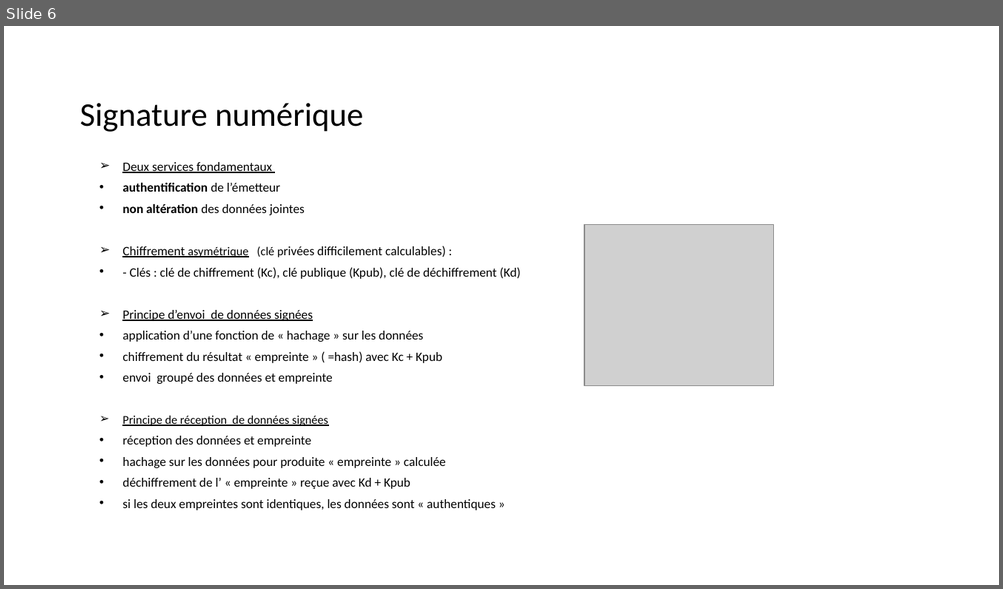
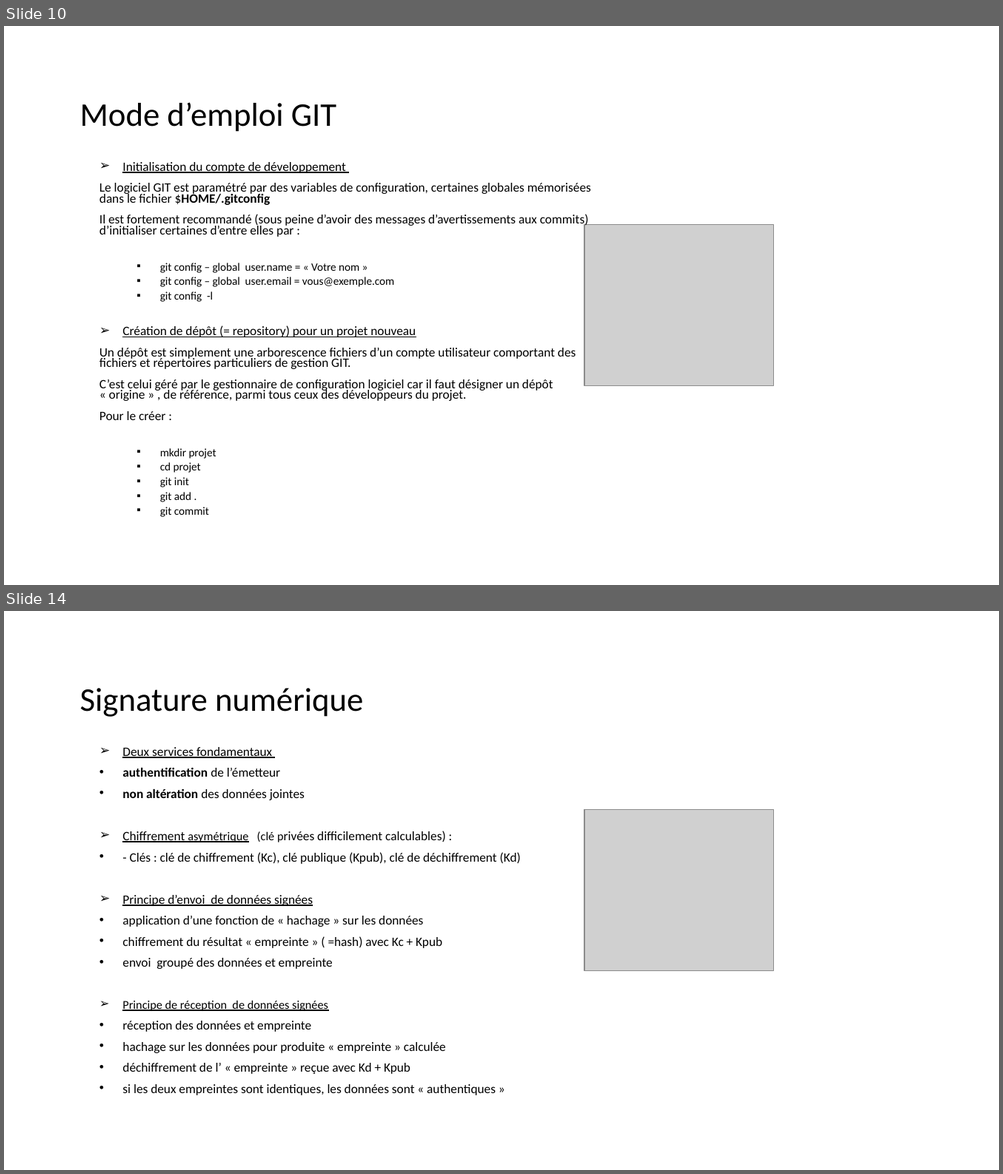
Before and after one commit to dominiquelaurain/fastecdsa, a slide deck: docs/Autoformation_Git.pptx. Shown one above the other, each under a label of ours: slide 6 before the commit, slides 10 and 14 after it; the slides between them are not shown. The pictures are 1003x589 and 1003x1174 pixels, drawn with LibreOffice and Linux fonts; fonts in the diff are those of the drawing; grey boxes stand for pictures. Boxes give left, top, right and bottom in pixels: in the first picture for what was removed or moved away, otherwise in the second. Text is boxed around its words. In the diff, an @@ line names an element or a change of style, - is before the commit and + after.

```diff
--- a/docs/Autoformation_Git.pptx
+++ b/docs/Autoformation_Git.pptx
@@ slide 10 added at <box>4,26,999,585</box>, background #FFFFFF @@
@@ title added at <box>80,102,336,132</box>, 32 pt, text #000000 @@
+Mode d’emploi GIT
@@ text added at <box>99,162,591,517</box>, 12.4 pt, text #000000 @@
+➢ Initialisation du compte de développement
+Le logiciel GIT est paramétré par des variables de configuration, certaines globales mémorisées dans le fichier $HOME/.gitconfig
+Il est fortement recommandé (sous peine d’avoir des messages d’avertissements aux commits) d’initialiser certaines d’entre elles par :
+  ▪ git config – global user.name = « Votre nom »
+  ▪ git config – global user.email = vous@exemple.com
+  ▪ git config -l
+➢ Création de dépôt (= repository) pour un projet nouveau
+Un dépôt est simplement une arborescence fichiers d’un compte utilisateur comportant des fichiers et répertoires particuliers de gestion GIT.
+C’est celui géré par le gestionnaire de configuration logiciel car il faut désigner un dépôt « origine » , de référence, parmi tous ceux des développeurs du projet.
+Pour le créer :
+  ▪ mkdir projet
+  ▪ cd projet
+  ▪ git init
+  ▪ git add .
+  ▪ git commit
@@ picture added at <box>584,225,774,386</box> @@
@@ what was slide 6 is now slide 14 @@
```
Also in this commit, not shown: 4 slides changed, 7 other slides added.
